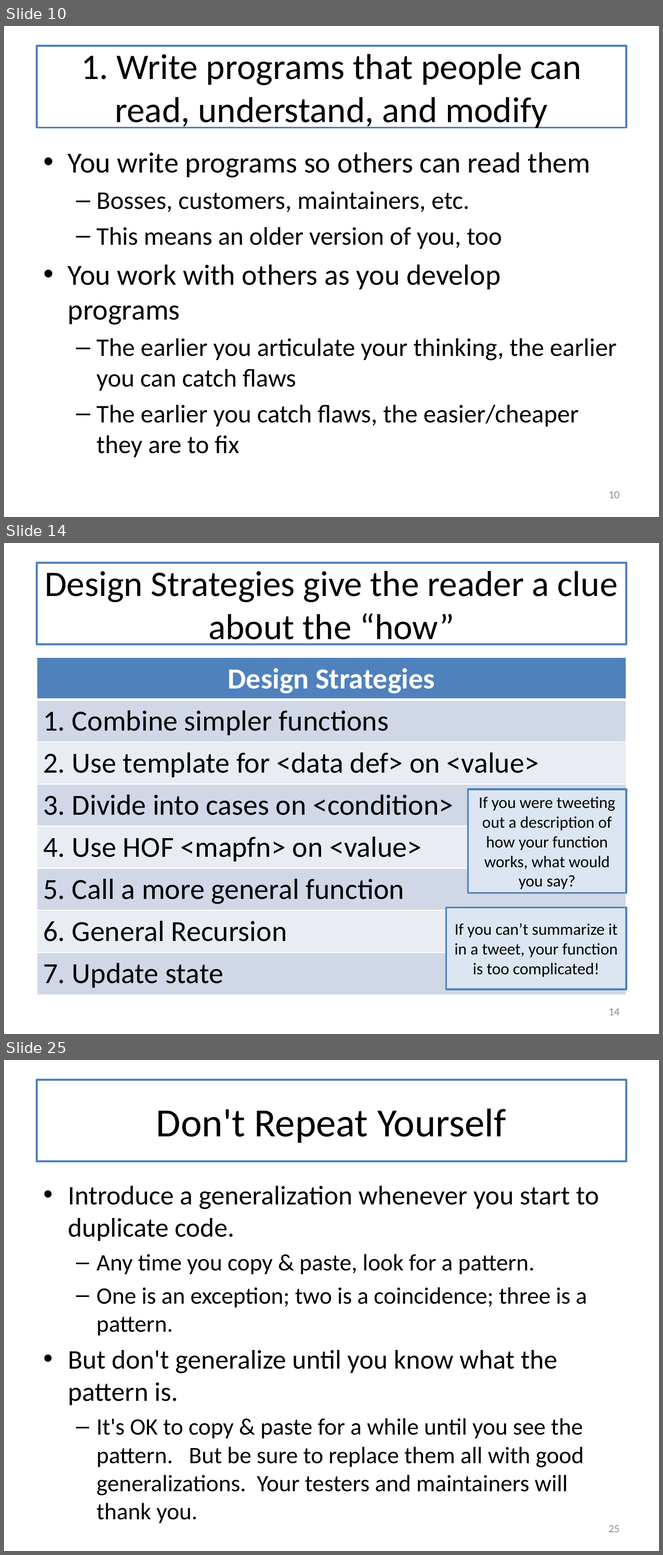
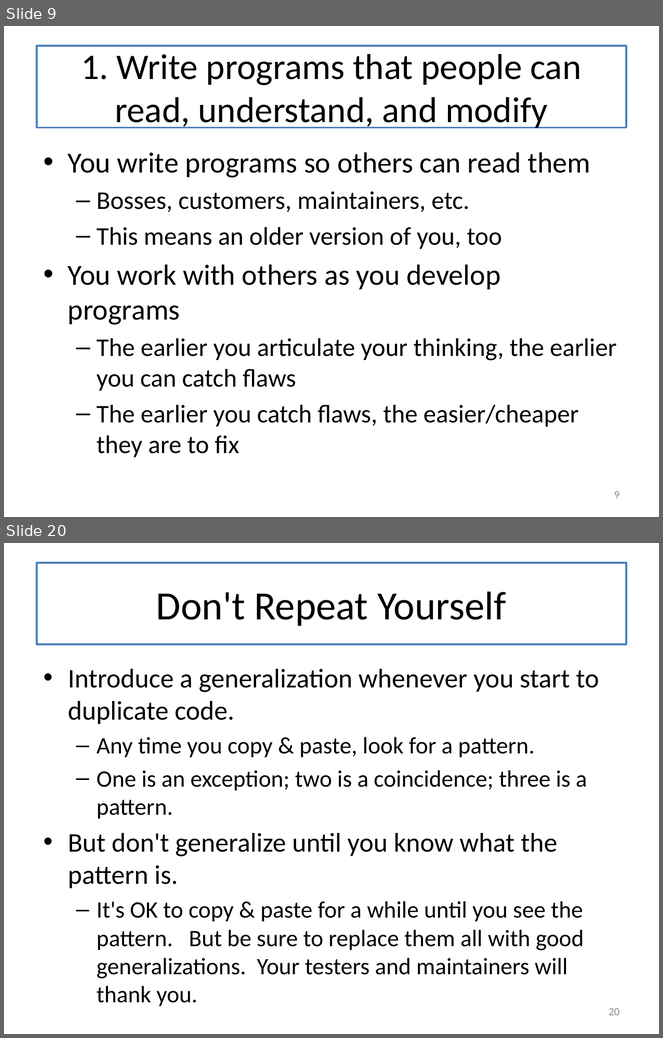
Before and after one commit to mwand/cs5010f17, a slide deck: Slides/Lesson 12.1 The Last Lecture.pptx. Shown one above the other, each under a label of ours: slides 10, 14 and 25 before the commit, slides 9 and 20 after it; the slides between them are not shown. The pictures are 663x1555 and 663x1038 pixels, drawn with LibreOffice and Linux fonts; fonts in the diff are those of the drawing. Boxes give left, top, right and bottom in pixels: in the first picture for what was removed or moved away, otherwise in the second. Text is boxed around its words. In the diff, an @@ line names an element or a change of style, - is before the commit and + after.

```diff
--- a/Slides/Lesson 12.1 The Last Lecture.pptx
+++ b/Slides/Lesson 12.1 The Last Lecture.pptx
@@ slide 14 removed at box(4, 543, 659, 1034), background #FFFFFF @@
@@ title removed at box(37, 563, 626, 644) @@
-Design Strategies give the reader a clue about the “how”
@@ table removed at box(37, 657, 626, 990), 8 rows, 1 columns @@
-Design Strategies
-1. Combine simpler functions
-2. Use template for <data def> on <value>
-3. Divide into cases on <condition>
-4. Use HOF <mapfn> on <value>
-5. Call a more general function
-6. General Recursion
-7. Update state
@@ rectangle removed at box(468, 789, 626, 893) @@
-If you were tweeting out a description of how your function works, what would you say?
@@ rectangle removed at box(446, 908, 626, 990) @@
-If you can’t summarize it in a tweet, your function is too complicated!
@@ page number removed at box(609, 1008, 620, 1016) @@
-14
@@ what was slide 10 is now slide 9 @@
@@ page number at box(614, 491, 620, 499): text changed @@
-10
+9
@@ what was slide 25 is now slide 20 @@
@@ page number at box(609, 1008, 620, 1016): text changed @@
-25
+20
```
Also in this commit, not shown: 11 slides changed, 1 slide added, 6 other slides removed, 3 other files.
